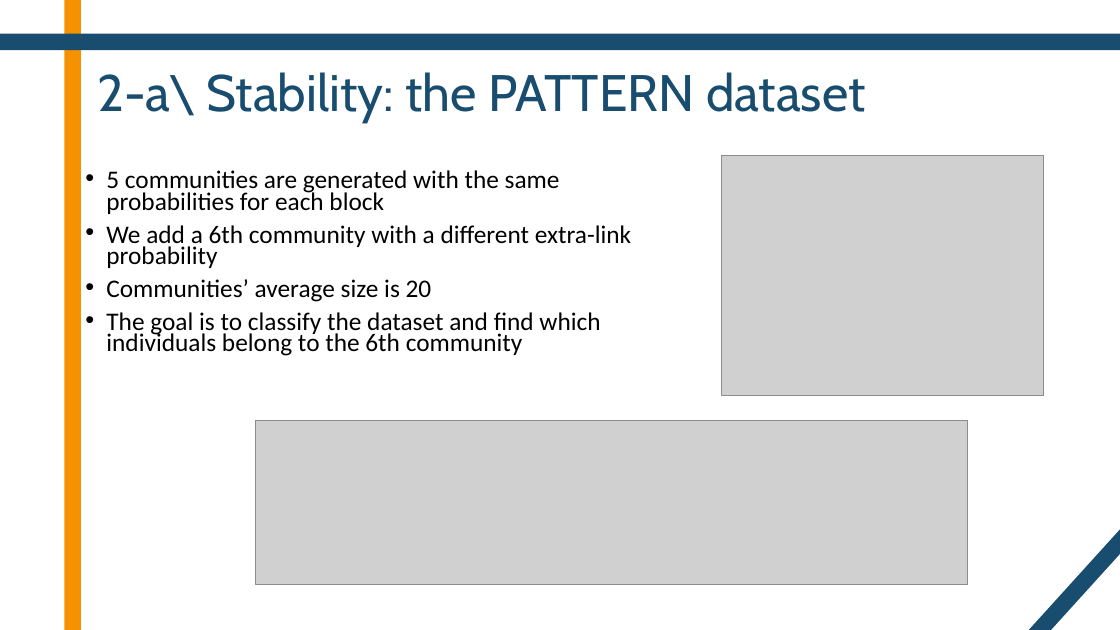
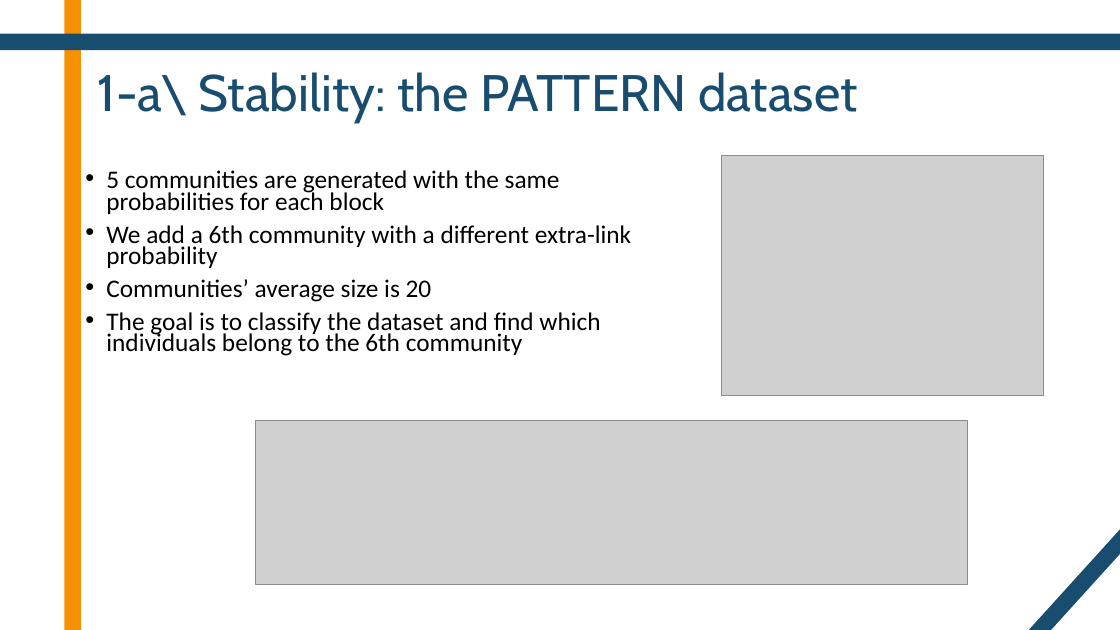
Before and after one commit to DentanJeremie/MAP583-Graph-Transformers, a slide deck: slide 4 of presentation/Presentation.pptx (slide 9 before the commit). Drawn at 1120x630 pixels with LibreOffice and Linux fonts; fonts in the diff are those of the drawing; grey boxes stand for pictures. Boxes give left, top, right and bottom in pixels: in the first picture for what was removed or moved away, otherwise in the second. Text is boxed around its words. In the diff, an @@ line names an element or a change of style, - is before the commit and + after.

```diff
--- a/presentation/Presentation.pptx
+++ b/presentation/Presentation.pptx
@@ title at (98,72,857,122): text changed @@
-2-a\ Stability: the PATTERN dataset
+1-a\ Stability: the PATTERN dataset
```
Also in this commit, not shown: 8 other slides changed, 2 other files.
